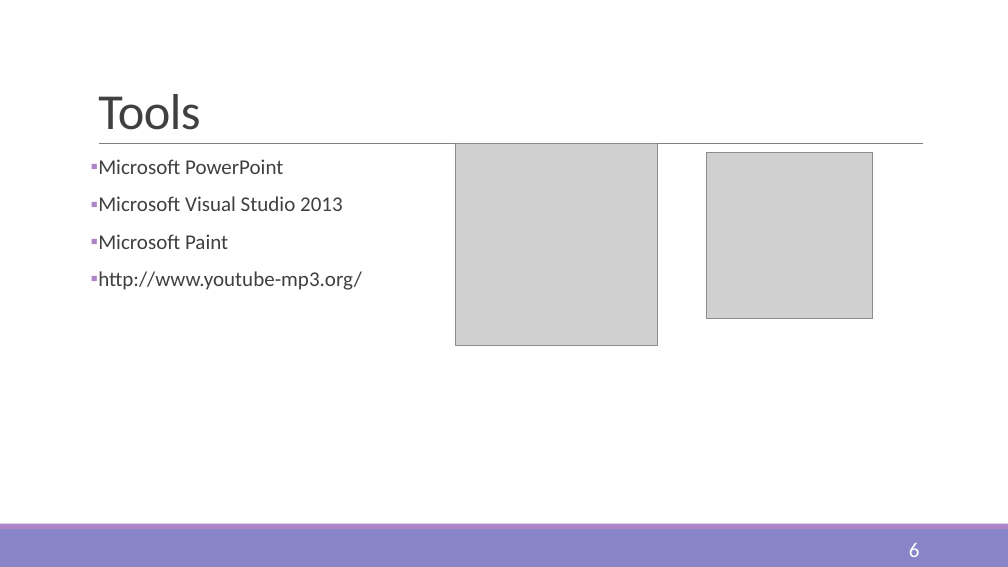
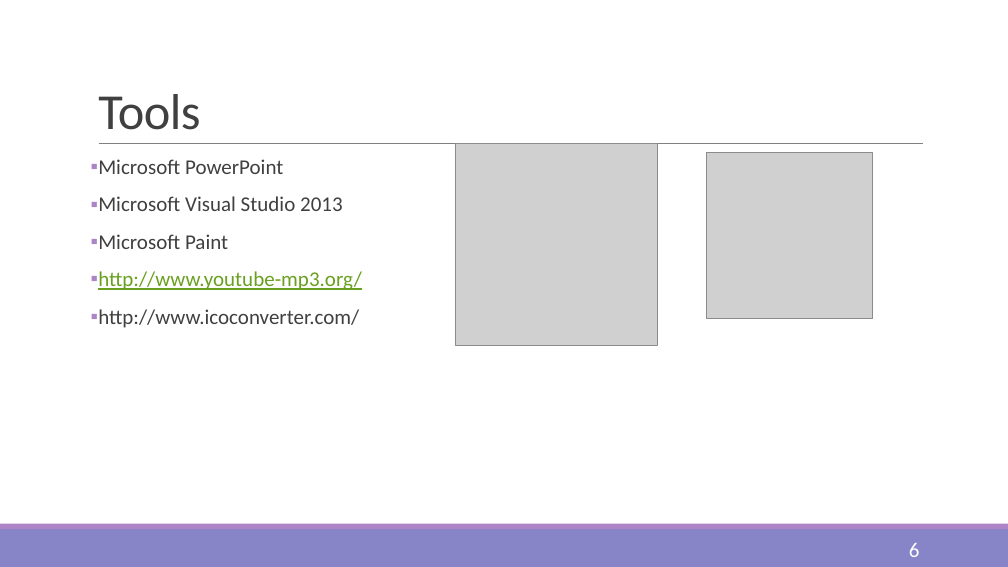
Before and after one commit to jrand35/Minesweeper, a slide deck: slide 6 of FinalPowerpoint.pptx. Drawn at 1008x567 pixels with LibreOffice and Linux fonts; fonts in the diff are those of the drawing; grey boxes stand for pictures. Boxes give left, top, right and bottom in pixels: in the first picture for what was removed or moved away, otherwise in the second. Text is boxed around its words. In the diff, an @@ line names an element or a change of style, - is before the commit and + after.

Commit message:
added http://www.icoconverter.com/

```diff
--- a/FinalPowerpoint.pptx
+++ b/FinalPowerpoint.pptx
@@ text at (x1=98, y1=271, x2=362, y2=290): text colour #404040 to #69A020, underline on in "http://www.youtube-mp3.org/" @@
@@ text at (x1=98, y1=309, x2=359, y2=328): paragraph added @@
+▪ http://www.icoconverter.com/
```
